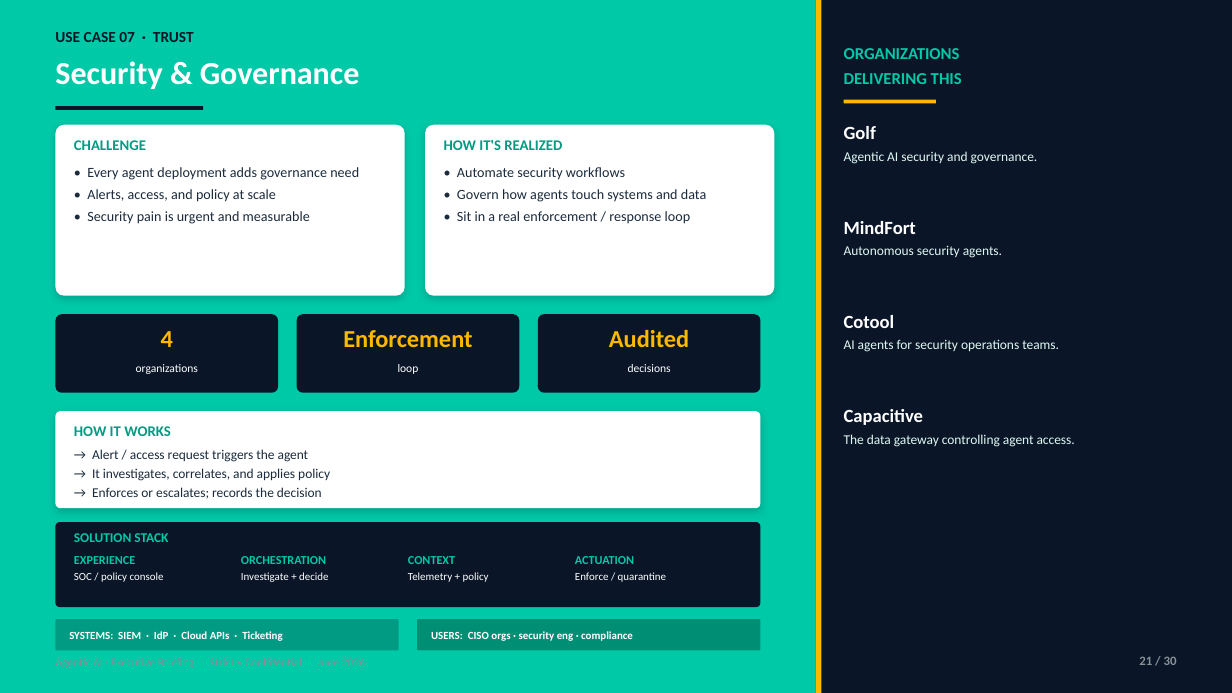
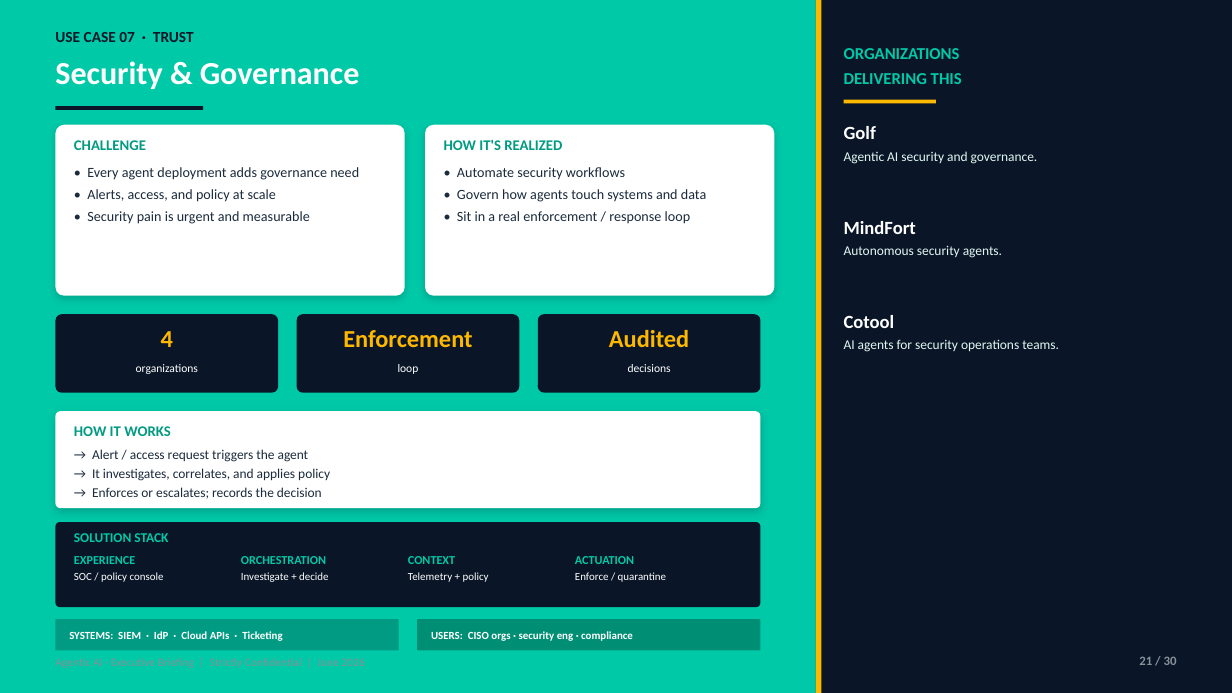
Before and after one commit to shekerkamma/ticketforge, a slide deck: slide 21 of docs/reports/yc-agent-usecases-executive.pptx. Drawn at 1232x693 pixels with LibreOffice and Linux fonts; fonts in the diff are those of the drawing. Boxes give left, top, right and bottom in pixels: in the first picture for what was removed or moved away, otherwise in the second. Text is boxed around its words. In the diff, an @@ line names an element or a change of style, - is before the commit and + after.

```diff
--- a/docs/reports/yc-agent-usecases-executive.pptx
+++ b/docs/reports/yc-agent-usecases-executive.pptx
@@ text removed at (x1=844, y1=409, x2=924, y2=425) @@
-Capacitive
@@ text removed at (x1=844, y1=434, x2=1075, y2=447) @@
-The data gateway controlling agent access.
```
Also in this commit, not shown: 7 other slides changed, 5 other files.
